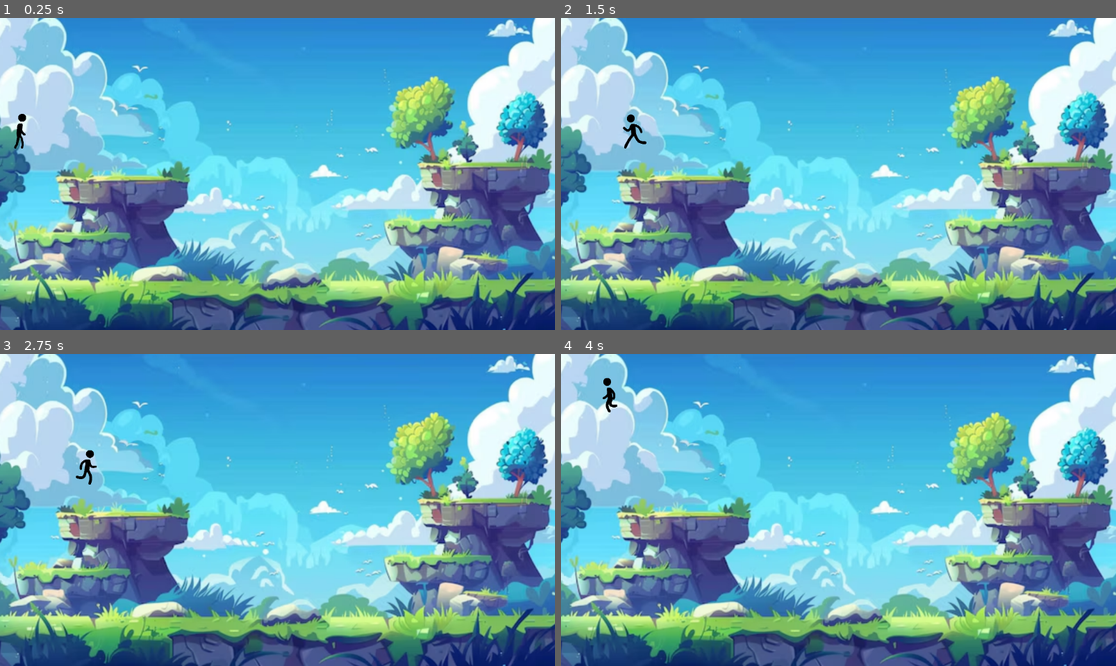
Above: before the commit, frames 1-4 (two rows, left to right).
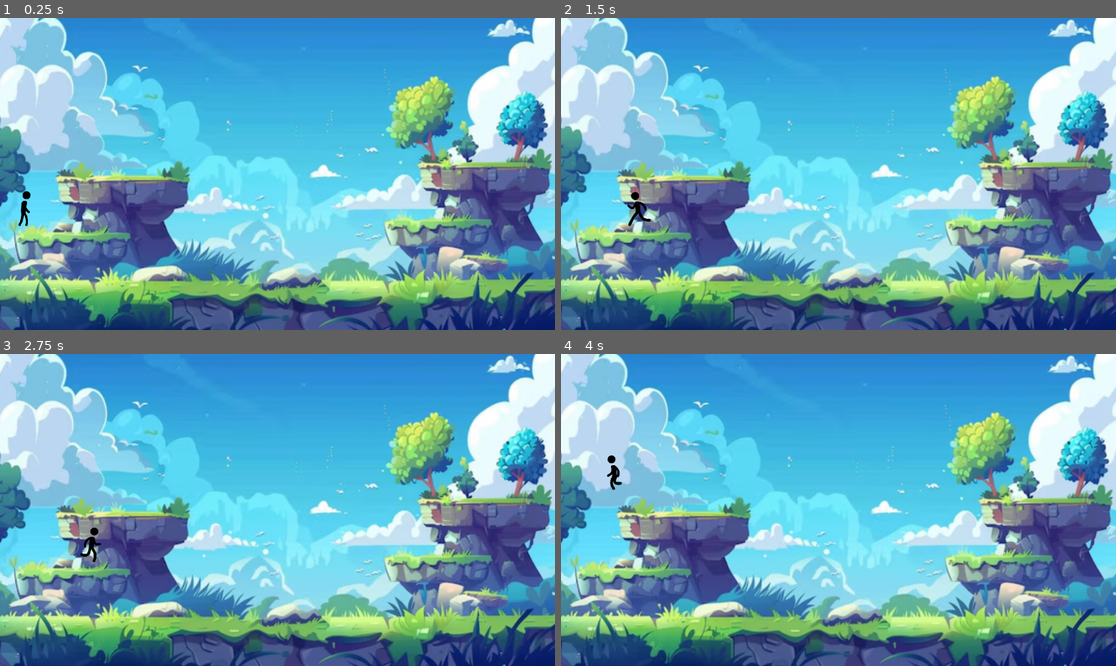
Above: after the commit, the same moments.

Repository: Maitland-101/Maitland-101.github.io
Game: Godot game, scene res://level.tscn
The game is run twice, just before and just after one commit, with the same random seed, the same clock (stepped at 60 frames per second) and the same inputs.
Inputs:
- Up to frame 1 (0.25 s): no input
- Up to frame 2 (1.5 s): tap Enter at 0.5 s; hold Right (right) 0.53-1.28 s; hold Left (left) from 1.28 s (still down)
- Up to frame 3 (2.75 s): release Left (left) at 2.03 s; hold Right (right) from 2.03 s (still down)
- Up to frame 4 (4 s): release Right (right) at 2.78 s; hold Up (up) 2.78-3.53 s; hold Left (left) from 3.53 s (still down)

The runs differ from the first frame. In frame 1, 0.2% of the frame differs, in the area x 2-6%, y 30-67%; in frame 2, 0.3%, in the area x 11-17%, y 30-67%; in frame 3, 0.3%; in frame 4, 0.3%.

Commit message:
attempted to make projectiles

Diff:
--- /dev/null
+++ b/Stickman/Capstone Project/level.gd
@@ -0,0 +1,57 @@
+extends Node
+
+@export var mob_scene: PackedScene
+var score
+
+# Called when the node enters the scene tree for the first time.
+func _ready():
+	new_game()
+
+
+# Called every frame. 'delta' is the elapsed time since the previous frame.
+func _process(_delta):
+	pass
+
+
+func game_over():
+	$ScoreTimer.stop()
+	$ProjectileTimer.stop()
+
+func new_game():
+	score = 0
+	$Player.start($StartPosition.position)
+	$ScoreTimer.start()
+
+func _on_projectile_timer_timeout():
+	# Create a new instance of the Mob scene.
+	var mob = mob_scene.instantiate()
+
+	# Choose a random location on Path2D.
+	var mob_spawn_location = $MobPath/MobSpawnLocation
+	mob_spawn_location.progress_ratio = randf()
+
+	# Set the mob's position to the random location.
+	mob.position = mob_spawn_location.position
+
+	# Set the mob's direction perpendicular to the path direction.
+	var direction = mob_spawn_location.rotation + PI / 2
+
+	# Add some randomness to the direction.
+	direction += randf_range(-PI / 4, PI / 4)
+	mob.rotation = direction
+
+	# Choose the velocity for the mob.
+	var velocity = Vector2(randf_range(150.0, 250.0), 0.0)
+	mob.linear_velocity = velocity.rotated(direction)
+
+	# Spawn the mob by adding it to the Main scene.
+	add_child(mob)
+
+
+func _on_score_timer_timeout():
+	score += 1
+
+
+func _on_start_time_timeout():
+	$ProjectileTimer.start()
+	$ScoreTimer.start()
--- a/Stickman/Capstone Project/level.tscn
+++ b/Stickman/Capstone Project/level.tscn
@@ -1,15 +1,19 @@
-[gd_scene load_steps=4 format=3 uid="uid://c4jphx7j2sub5"]
+[gd_scene load_steps=6 format=3 uid="uid://c4jphx7j2sub5"]
 
 [ext_resource type="Texture2D" uid="uid://dp28orap45hhj" path="res://Stickman/Background.png" id="1_eawoi"]
+[ext_resource type="Script" path="res://level.gd" id="1_vnh4l"]
+[ext_resource type="PackedScene" uid="uid://cghei0wtafg6e" path="res://projectile.tscn" id="2_toep5"]
 [ext_resource type="PackedScene" uid="uid://cklaujb1xpw7p" path="res://player.tscn" id="2_x5v3p"]
 
 [sub_resource type="Curve2D" id="Curve2D_bfwnh"]
 _data = {
-"points": PackedVector2Array(0, 0, 0, 0, 1152, 0, 0, 0, 0, 0, 1152, 648)
+"points": PackedVector2Array(0, 0, 0, 0, 0, 0, 0, 0, 0, 0, 1152, 0, 0, 0, 0, 0, 1152, 648, 0, 0, 0, 0, 0, 648, 0, 0, 0, 0, 0, 0)
 }
-point_count = 2
+point_count = 5
 
-[node name="Level" type="Node2D"]
+[node name="Level" type="Node"]
+script = ExtResource("1_vnh4l")
+mob_scene = ExtResource("2_toep5")
 
 [node name="Background" type="Sprite2D" parent="."]
 position = Vector2(600, 300)
@@ -31,5 +35,12 @@
 [node name="StartPosition" type="Marker2D" parent="."]
 position = Vector2(50, 400)
 
-[node name="ProjectilePath" type="Path2D" parent="."]
+[node name="MobPath" type="Path2D" parent="."]
 curve = SubResource("Curve2D_bfwnh")
+
+[node name="MobSpawnLocation" type="PathFollow2D" parent="MobPath"]
+
+[connection signal="hit" from="Player" to="." method="game_over"]
+[connection signal="timeout" from="ProjectileTimer" to="." method="_on_projectile_timer_timeout"]
+[connection signal="timeout" from="ScoreTimer" to="." method="_on_score_timer_timeout"]
+[connection signal="timeout" from="StartTime" to="." method="_on_start_time_timeout"]
--- a/Stickman/Capstone Project/player.gd
+++ b/Stickman/Capstone Project/player.gd
@@ -37,7 +37,7 @@
 		$PlayerSprite.flip_v = false
 		$PlayerSprite.flip_h = velocity.x < 0
 
-func _on_body_entered(body):
+func _on_body_entered(_body):
 	#called when hit is siganled hides player and diable collision
 	hide()
 	hit.emit()
--- a/Stickman/Capstone Project/projectile.gd
+++ b/Stickman/Capstone Project/projectile.gd
@@ -7,7 +7,7 @@
 
 
 # Called every frame. 'delta' is the elapsed time since the previous frame.
-func _process(delta):
+func _process(_delta):
 	pass
 
 func _on_visible_on_screen_notifier_2d_screen_exited():
--- a/Stickman/Capstone Project/projectile.tscn
+++ b/Stickman/Capstone Project/projectile.tscn
@@ -15,8 +15,8 @@
 }]
 
 [sub_resource type="CapsuleShape2D" id="CapsuleShape2D_67lkj"]
-radius = 4.5
-height = 54.0
+radius = 42.0
+height = 544.0
 
 [node name="Projectile" type="RigidBody2D"]
 collision_mask = 0
@@ -24,15 +24,18 @@
 script = ExtResource("1_00mlj")
 
 [node name="ProjectileSprite" type="AnimatedSprite2D" parent="."]
+scale = Vector2(10, 10)
 sprite_frames = SubResource("SpriteFrames_aw6gn")
 animation = &"Default"
 
 [node name="CollisionShape2D" type="CollisionShape2D" parent="."]
-position = Vector2(0, -0.5)
+position = Vector2(0, -5)
 rotation = 1.5708
 shape = SubResource("CapsuleShape2D_67lkj")
 
 [node name="VisibleOnScreenNotifier2D" type="VisibleOnScreenNotifier2D" parent="."]
+position = Vector2(4.5, -5.5)
+scale = Vector2(26.05, 4.25)
 
 [connection signal="visibility_changed" from="ProjectileSprite" to="." method="_on_projectile_sprite_visibility_changed"]
 [connection signal="screen_exited" from="VisibleOnScreenNotifier2D" to="." method="_on_visible_on_screen_notifier_2d_screen_exited"]
